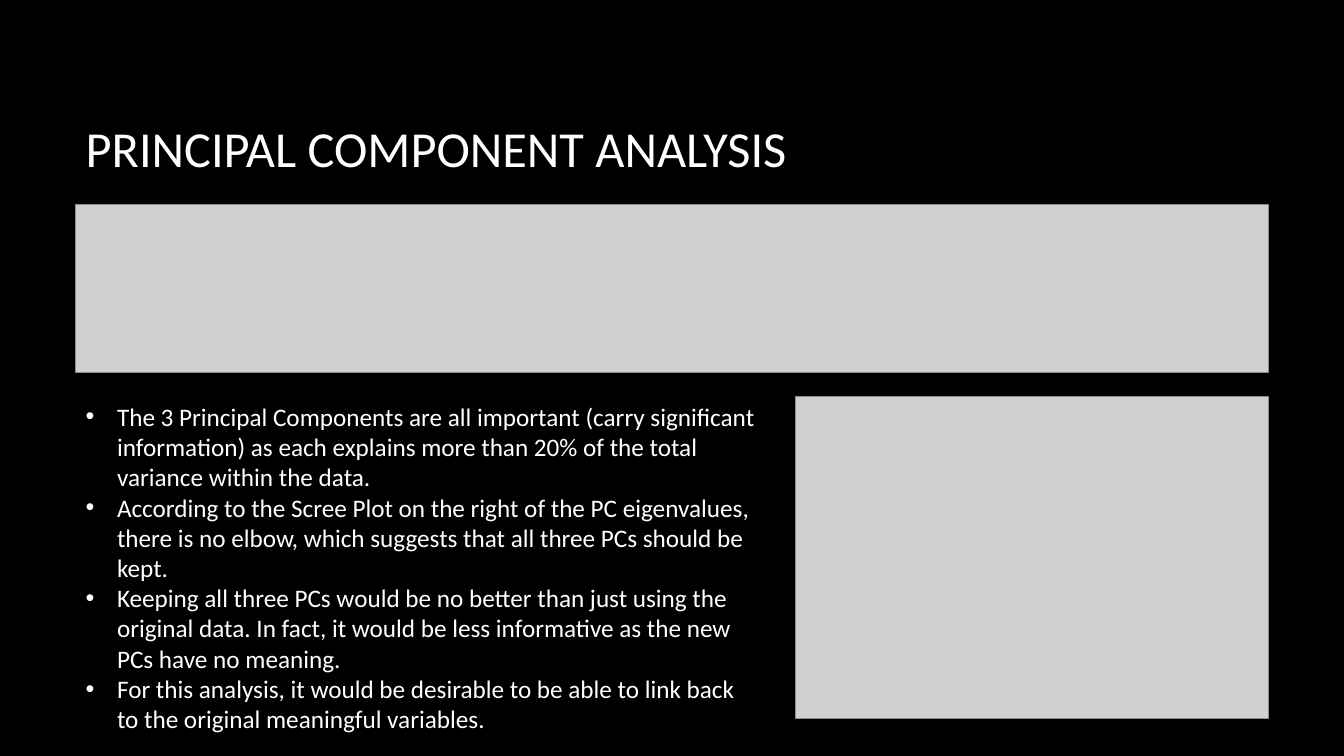
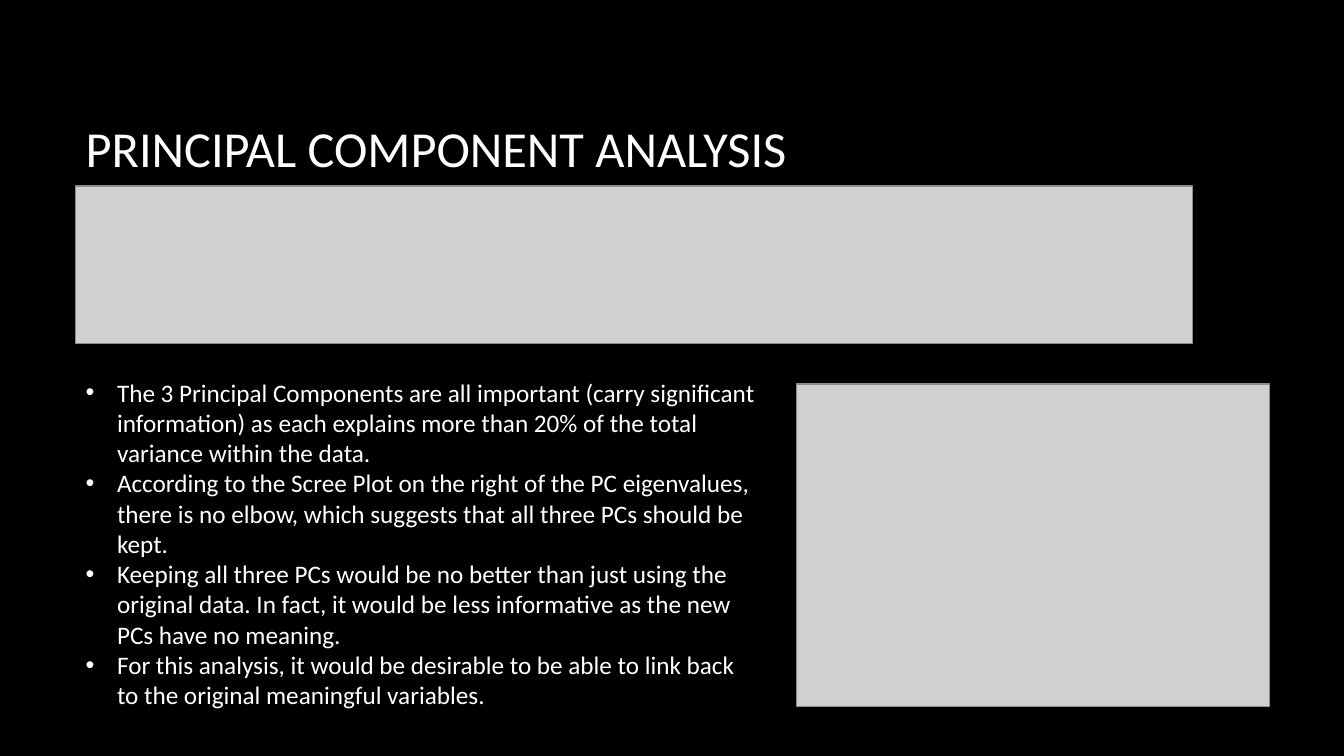
Before and after one commit to ethanolx/Air-Pollution-Mall-py, a slide deck: slide 6 of doc/part-b.pptx (slide 7 before the commit). Drawn at 1344x756 pixels with LibreOffice and Linux fonts; fonts in the diff are those of the drawing; grey boxes stand for pictures; background and template pictures are left out. Boxes give left, top, right and bottom in pixels: in the first picture for what was removed or moved away, otherwise in the second. Text is boxed around its words. In the diff, an @@ line names an element or a change of style, - is before the commit and + after.

```diff
--- a/doc/part-b.pptx
+++ b/doc/part-b.pptx
@@ picture: place and size @@
-picture at (76, 205, 1268, 373)
+picture at (76, 187, 1193, 344)
@@ text "The 3 Principal Components are ...": place and size @@
-text "The 3 Principal Components are ..." at (117, 407, 754, 733)
+text "The 3 Principal Components are ..." at (117, 383, 754, 709)
@@ picture: place and size @@
-picture at (796, 396, 1268, 719)
+picture at (797, 384, 1269, 707)
```
Also in this commit, not shown: 8 other slides changed, 1 slide removed, 1 other file.
